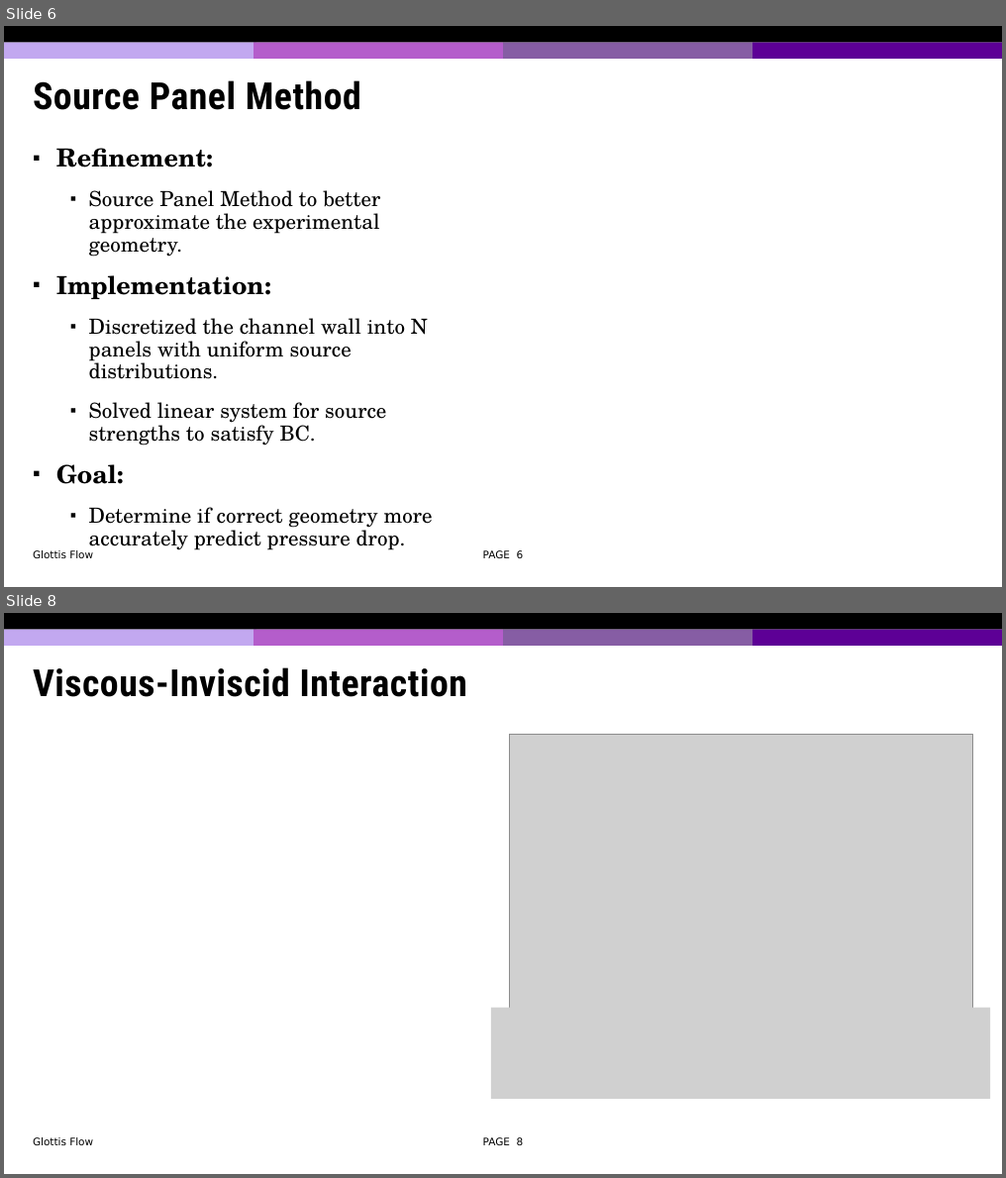
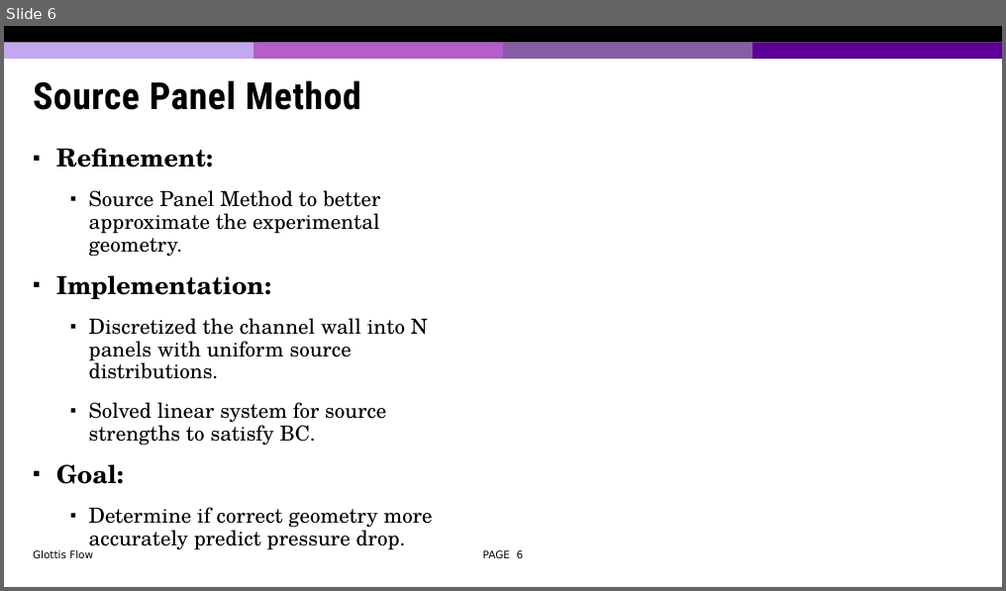
Before and after one commit to jiangdizhu/ME662-Project, a slide deck: ME662_Project_Presentation_JD.pptx. Shown one above the other, each under a label of ours: slides 6 and 8 before the commit, slide 6 after it; the slides between them are not shown. The pictures are 1006x1178 and 1006x591 pixels, drawn with LibreOffice and Linux fonts; fonts in the diff are those of the drawing; grey boxes stand for pictures; background and template pictures are left out. Boxes give left, top, right and bottom in pixels: in the first picture for what was removed or moved away, otherwise in the second. Text is boxed around its words. In the diff, an @@ line names an element or a change of style, - is before the commit and + after.

```diff
--- a/ME662_Project_Presentation_JD.pptx
+++ b/ME662_Project_Presentation_JD.pptx
@@ slide 8 removed at [4,613,1002,1174], background #FFFFFF; not listed: 5 template elements that a slide beside it also shows @@
@@ title removed at [33,667,467,697] @@
-Viscous-Inviscid Interaction
@@ picture removed at [509,735,973,1012] @@
@@ picture removed at [491,1008,991,1099] @@
@@ text removed at [33,1138,93,1146] @@
-Glottis Flow
@@ page number removed at [483,1138,524,1146] @@
-PAGE 8
```
Also in this commit, not shown: 2 slides changed, 2 other slides removed, 1 other file.
